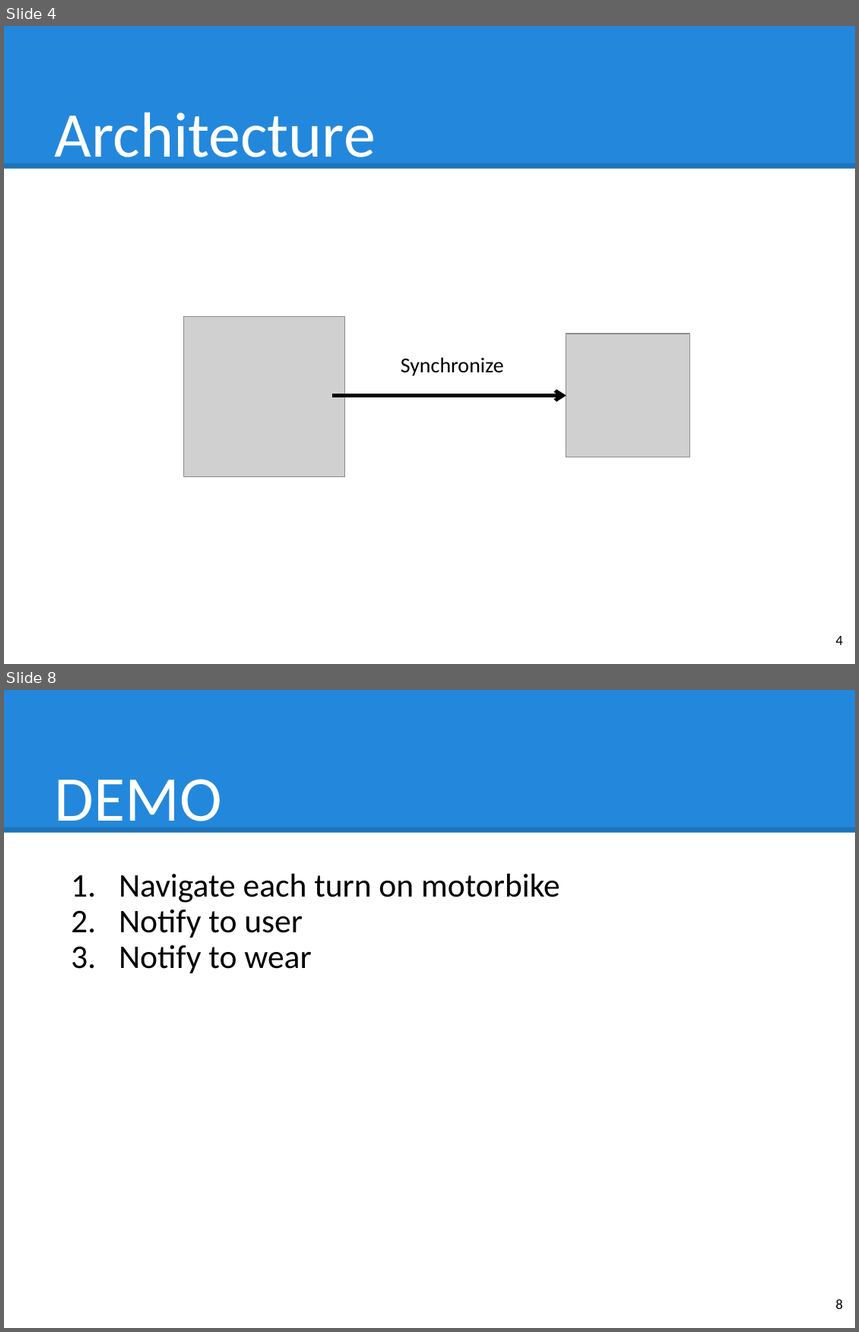
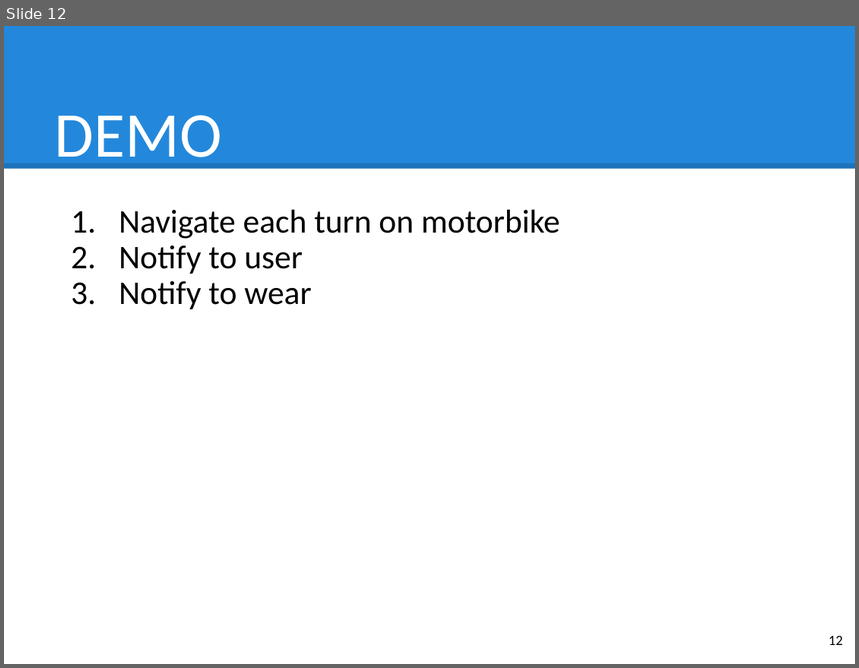
Before and after one commit to hqt/street-router, a slide deck: Document/presentation/nam/wear.pptx. Shown one above the other, each under a label of ours: slides 4 and 8 before the commit, slide 12 after it; the slides between them are not shown. The pictures are 859x1332 and 859x668 pixels, drawn with LibreOffice and Linux fonts; fonts in the diff are those of the drawing; grey boxes stand for pictures. Boxes give left, top, right and bottom in pixels: in the first picture for what was removed or moved away, otherwise in the second. Text is boxed around its words. In the diff, an @@ line names an element or a change of style, - is before the commit and + after.

```diff
--- a/Document/presentation/nam/wear.pptx
+++ b/Document/presentation/nam/wear.pptx
@@ slide 4 removed at bbox=[4, 26, 855, 664], background #FFFFFF; not listed: 2 template elements that a slide beside it also shows @@
@@ text removed at bbox=[55, 112, 376, 171] @@
-Architecture
@@ picture removed at bbox=[183, 316, 344, 477] @@
@@ picture removed at bbox=[566, 334, 690, 458] @@
@@ text removed at bbox=[401, 357, 504, 376] @@
-Synchronize
@@ arrow removed from (332, 395) to (566, 395) @@
@@ page number removed at bbox=[836, 636, 843, 645] @@
-4
@@ what was slide 8 is now slide 12 @@
@@ page number at bbox=[829, 636, 843, 645]: text changed @@
-8
+12
```
Also in this commit, not shown: 6 slides changed, 5 slides added.
